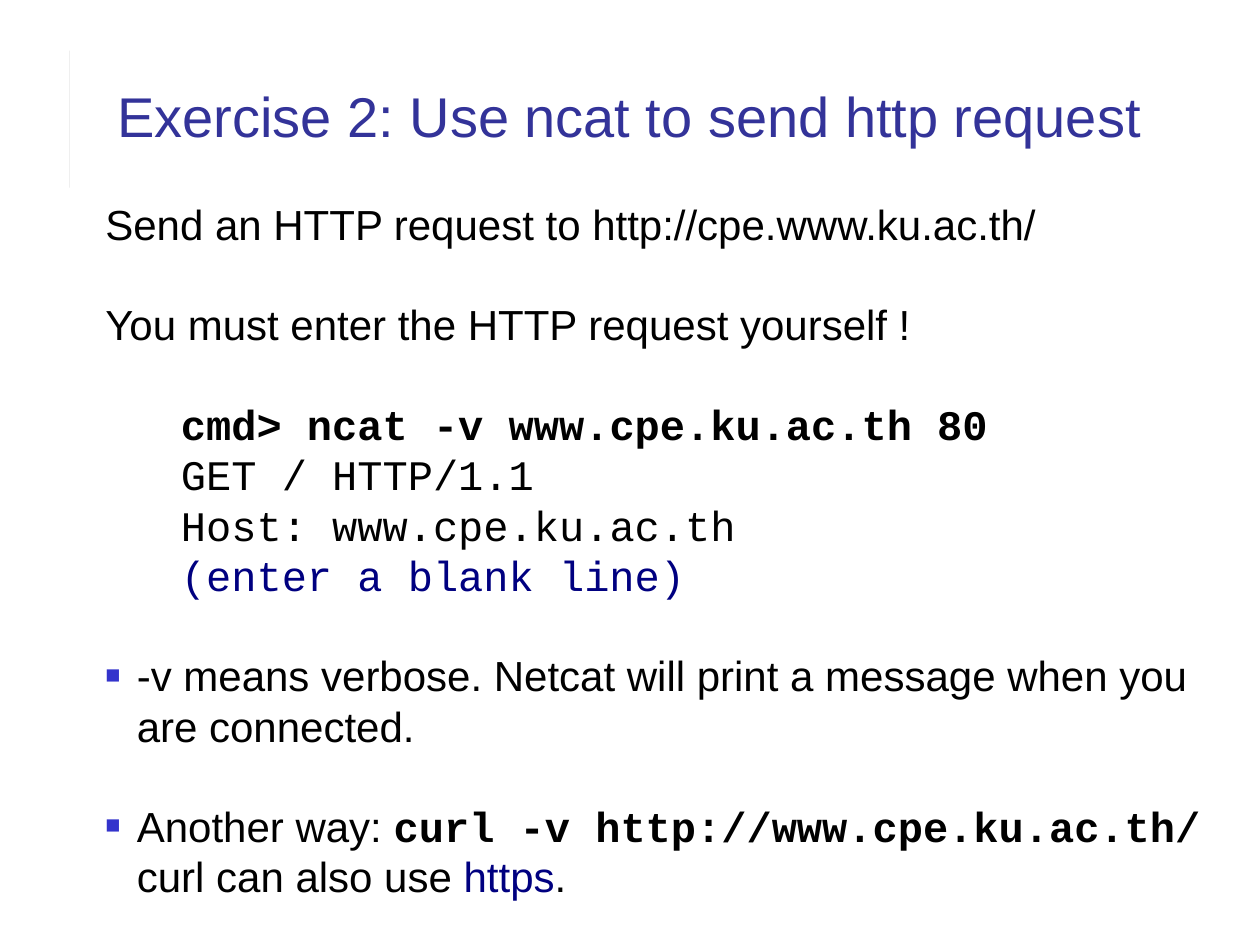
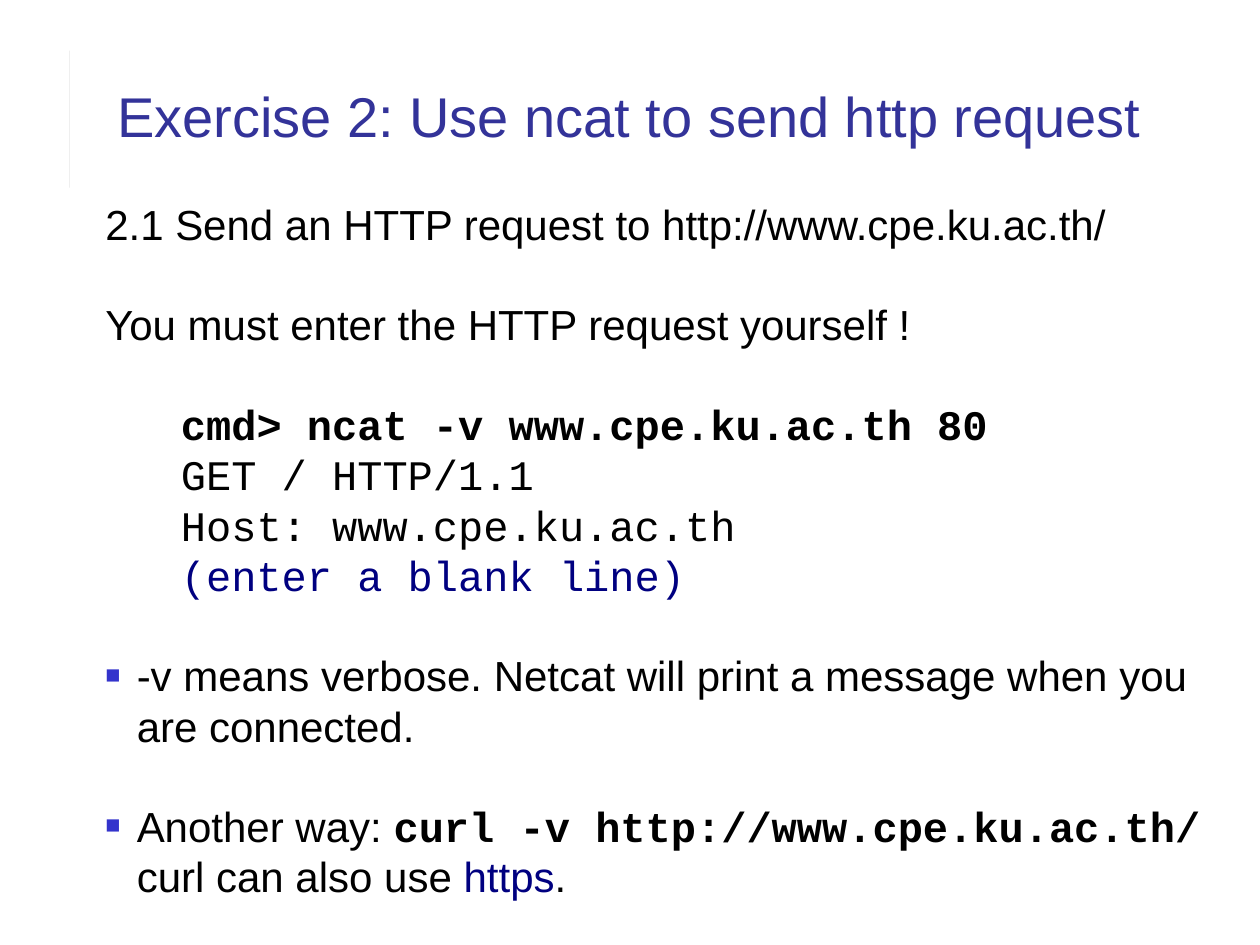
Before and after one commit to cpske/ISP, a slide deck: slide 17 of web/HTTP-in-Action.pptx. Drawn at 1260x945 pixels with LibreOffice and Linux fonts; fonts in the diff are those of the drawing. Boxes give left, top, right and bottom in pixels: in the first picture for what was removed or moved away, otherwise in the second. Text is boxed around its words. In the diff, an @@ line names an element or a change of style, - is before the commit and + after.

Commit message:
update HTTP in Action

```diff
--- a/web/HTTP-in-Action.pptx
+++ b/web/HTTP-in-Action.pptx
@@ text at <box>105,209,1105,248</box>: text changed @@
-Send an HTTP request to http://cpe.www.ku.ac.th/
+2.1 Send an HTTP request to http://www.cpe.ku.ac.th/
```
Also in this commit, not shown: 12 other slides changed, 2 slides added, 1 other file.
